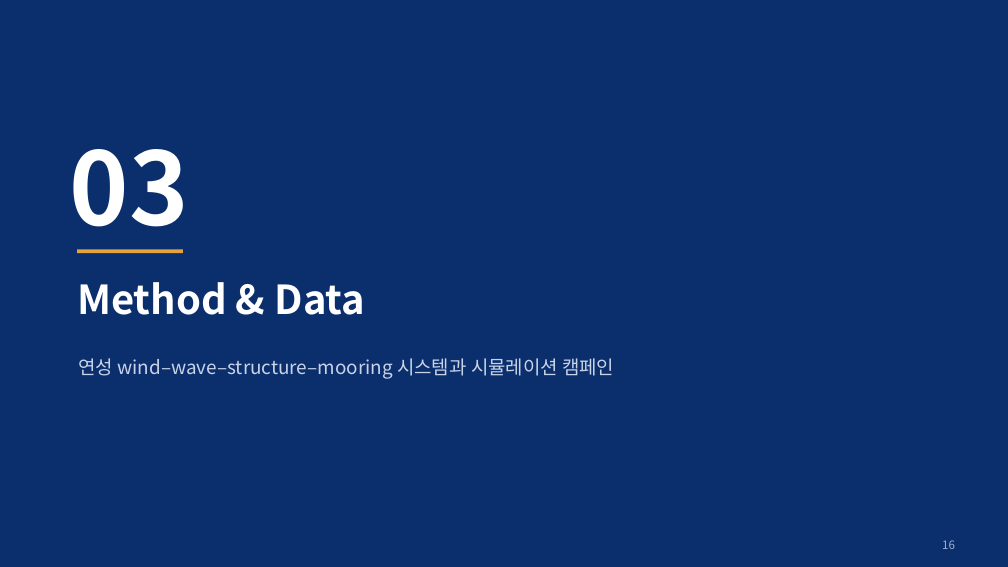
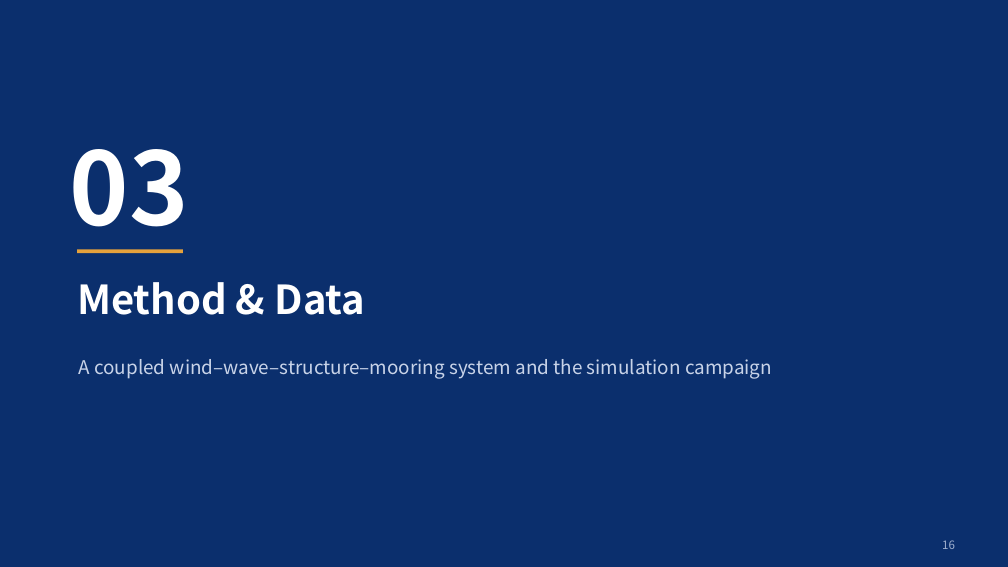
Before and after one commit to sinahdme/fowt-te-causal, a slide deck: slide 16 of reports/te-conference-talk-lab.pptx. Drawn at 1008x567 pixels with LibreOffice and Linux fonts; fonts in the diff are those of the drawing. Boxes give left, top, right and bottom in pixels: in the first picture for what was removed or moved away, otherwise in the second. Text is boxed around its words. In the diff, an @@ line names an element or a change of style, - is before the commit and + after.

```diff
--- a/reports/te-conference-talk-lab.pptx
+++ b/reports/te-conference-talk-lab.pptx
@@ text at [79, 359, 772, 379]: text changed @@
-연성 wind–wave–structure–mooring 시스템과 시뮬레이션 캠페인
+A coupled wind–wave–structure–mooring system and the simulation campaign
```
Also in this commit, not shown: 18 other slides changed, 13 slides added, 13 slides removed, 1 other file.
